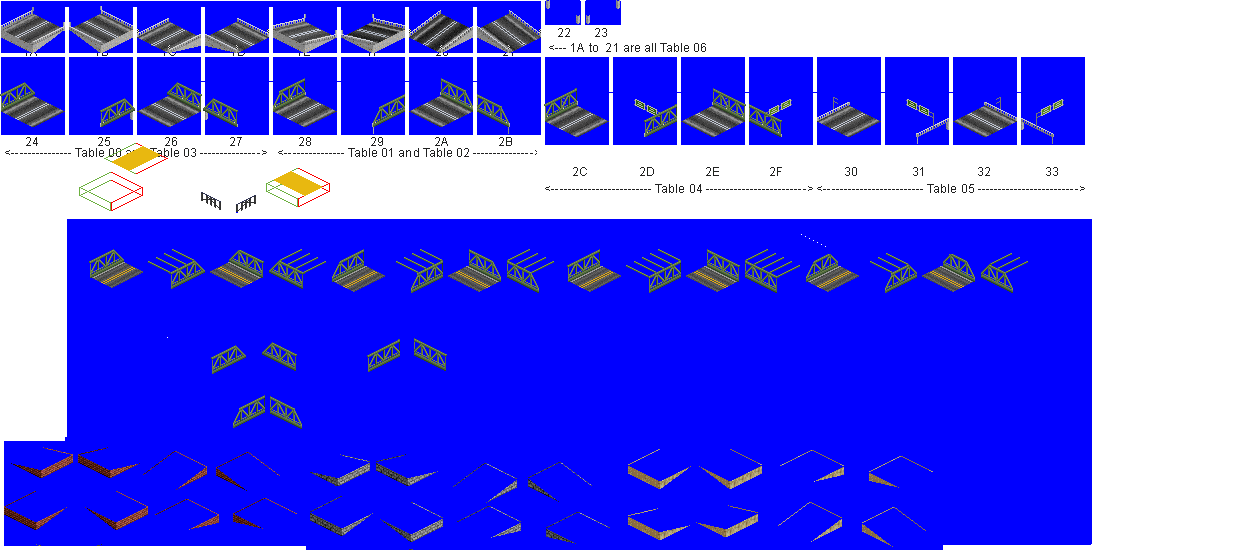
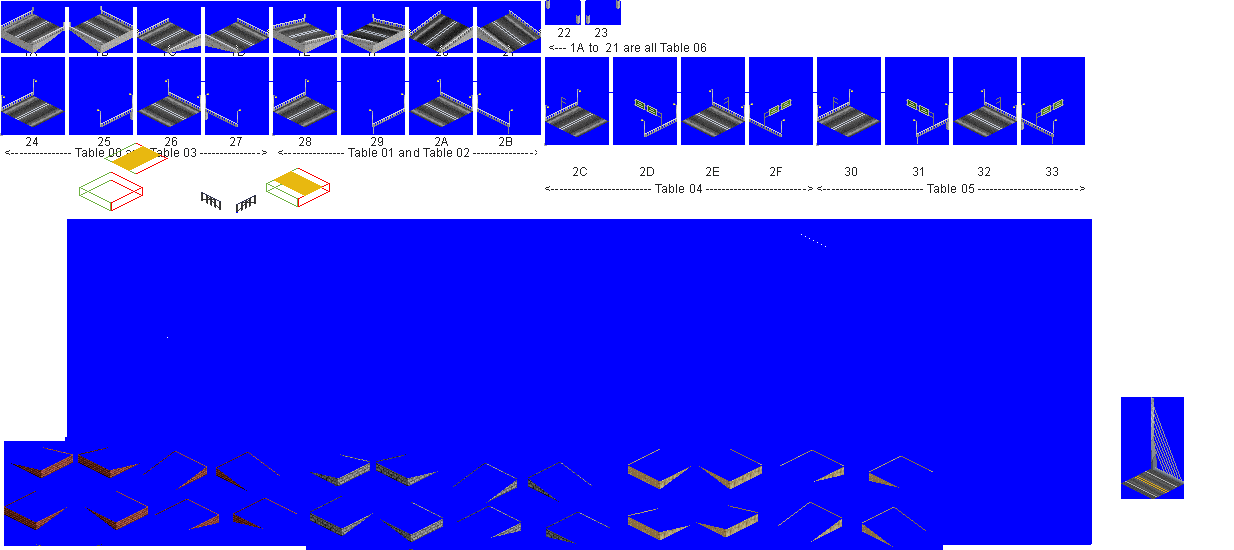
Revision of a layered 1234×550 image; what changed, layer by layer:
renamed "Pasted Layer" to "streetlamps", showed it over [0, 79, 1184, 499]
hid "Pasted Layer #2" over [0, 78, 1028, 429]
